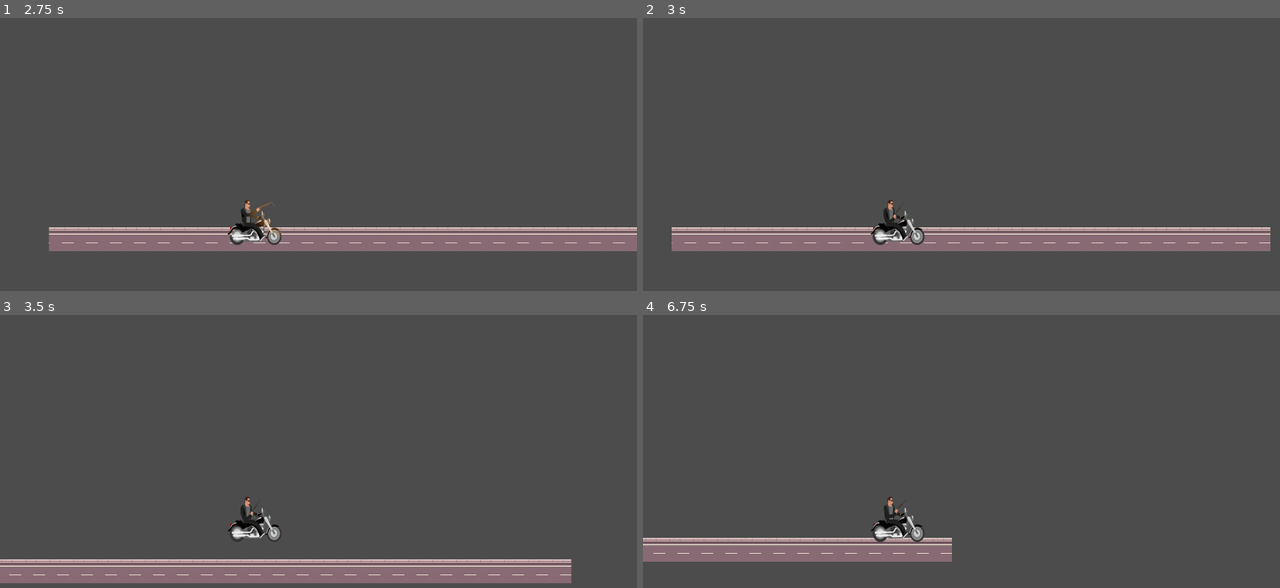
Above: before the commit, frames 1-4 (two rows, left to right).
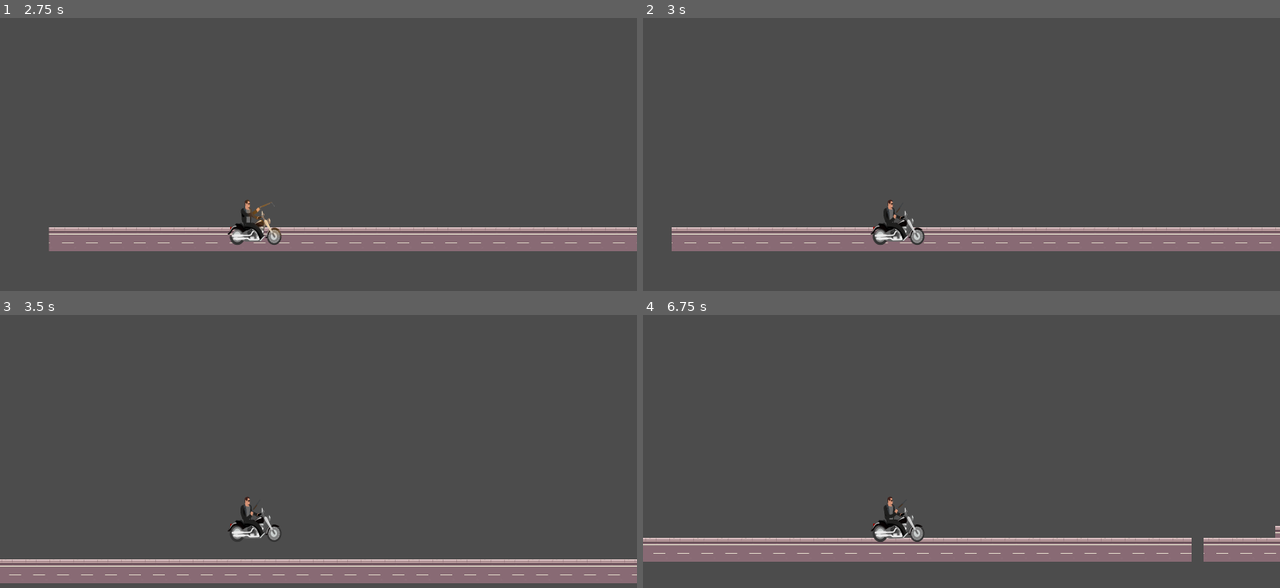
Above: after the commit, the same moments.

Repository: RafaelPuhl/Sons-Of-Anarchy-Game-GODOT-
Game: Godot game, scene res://scenes/Fase_1.tscn
Same seed, same stepped clock (60 frames per second), same inputs: the game is played once before the commit and once after it.
Inputs:
- Up to frame 1 (2.75 s): hold F (atirar) 0.53-1.28 s; hold Right (right) 0.53-2.03 s; tap Space (jump) at 0.77, 1.52 s; tap F (atirar) at 1.35 s; hold F (atirar) from 2.03 s (still down); tap Left (stop) at 2.1 s
- Up to frame 2 (3 s): release F (atirar) at 2.78 s; hold Right (right) from 2.78 s (still down); tap F (atirar) at 2.85 s
- Up to frame 3 (3.5 s): keep holding Right (right); tap Space (jump) at 3.02 s
- Up to frame 4 (6.75 s): hold F (atirar) 3.53-4.28 s; tap Space (jump) at 3.77, 4.52, 6.02 s; release Right (right) at 4.28 s; tap Left (stop) at 4.35, 6.6 s; tap F (atirar) at 4.55, 5.85 s; hold Right (right) 5.03-5.78 s; hold F (atirar) 5.03-5.78 s; hold F (atirar) from 6.53 s (still down)

Frame 1 is identical in both runs. In frame 2, 0.1% of the frame differs, in the area x 98-100%, y 76-86%; in frame 3, 0.9%; in frame 4, 4.2%, in the area x 48-100%, y 77-91%.

Commit message:
validacao_termino_sprite_para_atirar

Diff:
--- a/Player/Player_JaxTeller.gd
+++ b/Player/Player_JaxTeller.gd
@@ -5,6 +5,7 @@
 var max_speed = 600
 var desaceleration_rate = 200
 var desaceleration_timer = 0.0
+var shooting = false
 
 onready var sprite = $AnimatedSprite
 onready var shootSound = $ShootSound
@@ -16,7 +17,7 @@
 	velocidade.y += GRAVIDADE * delta
 	velocidade = move_and_slide(velocidade,Vector2.UP)
 
-	var direcao = Input.get_action_strength("right") - Input.get_action_strength("left")
+	var direcao = Input.get_action_strength("right")
 
 	if direcao != 0:
 		velocidade.x = direcao * max_speed
@@ -33,11 +34,10 @@
 
 	if velocidade.x > 0 and Input.get_action_strength("atirar"):
 		sprite.play("fire")
-		shootSound.play()
 
 	elif Input.get_action_strength("atirar"):
 		sprite.play("fire")
-		shootSound.play()
+
 
 	elif velocidade.x > 0:
 		sprite.play("right")
@@ -49,3 +49,14 @@
 	if is_on_floor() and Input.is_action_just_pressed("jump"):
 		print("Pulou")
 		velocidade.y = -1000
+
+	if shooting == true:
+		shootSound.play()
+		shooting = false
+
+func _on_AnimatedSprite_animation_finished() -> void:
+	print("Terminou")
+	print(shooting)
+	if sprite.animation == "fire":
+		shooting = true
+		print(shooting)
--- a/Player/Player_JaxTeller.tscn
+++ b/Player/Player_JaxTeller.tscn
@@ -70,3 +70,6 @@
 stream = ExtResource( 12 )
 pitch_scale = 1.02
 bus = "SFX"
+
+[connection signal="animation_finished" from="AnimatedSprite" to="." method="_on_AnimatedSprite_animation_finished"]
+[connection signal="frame_changed" from="AnimatedSprite" to="." method="_on_AnimatedSprite_frame_changed"]
--- a/scenes/Fase_1.tscn
+++ b/scenes/Fase_1.tscn
@@ -35,7 +35,7 @@
 [node name="TileMap" type="TileMap" parent="."]
 tile_set = SubResource( 2 )
 format = 1
-tile_data = PoolIntArray( 393216, 0, 0, 393218, 0, 0, 393220, 0, 0, 393222, 0, 0, 393224, 0, 0, 393226, 0, 0, 393228, 0, 0, 393230, 0, 0, 393232, 0, 0, 393234, 0, 0, 393236, 0, 0, 393238, 0, 0, 393240, 0, 0, 393242, 0, 0, 393244, 0, 0, 393246, 0, 0, 393248, 0, 0, 393250, 0, 0, 393252, 0, 0, 393254, 0, 0, 393256, 0, 0, 393258, 0, 0, 393260, 0, 0, 393262, 0, 0, 393264, 0, 0 )
+tile_data = PoolIntArray( 196689, 0, 0, 262223, 0, 0, 327757, 0, 0, 393216, 0, 0, 393218, 0, 0, 393220, 0, 0, 393222, 0, 0, 393224, 0, 0, 393226, 0, 0, 393228, 0, 0, 393230, 0, 0, 393232, 0, 0, 393234, 0, 0, 393236, 0, 0, 393238, 0, 0, 393240, 0, 0, 393242, 0, 0, 393244, 0, 0, 393246, 0, 0, 393248, 0, 0, 393250, 0, 0, 393252, 0, 0, 393254, 0, 0, 393256, 0, 0, 393258, 0, 0, 393260, 0, 0, 393262, 0, 0, 393264, 0, 0, 393266, 0, 0, 393268, 0, 0, 393270, 0, 0, 393272, 0, 0, 393274, 0, 0, 393276, 0, 0, 393278, 0, 0, 393280, 0, 0, 393282, 0, 0, 393284, 0, 0, 393287, 0, 0, 393289, 0, 0, 393291, 0, 0, 393293, 0, 0, 393295, 0, 0, 393304, 0, 0, 393306, 0, 0, 393309, 0, 0 )
 
 [node name="Player_JaxTeller" parent="." instance=ExtResource( 3 )]
 
Not shown, changed: Player/shotgun-firing-4-6746.mp3.import
